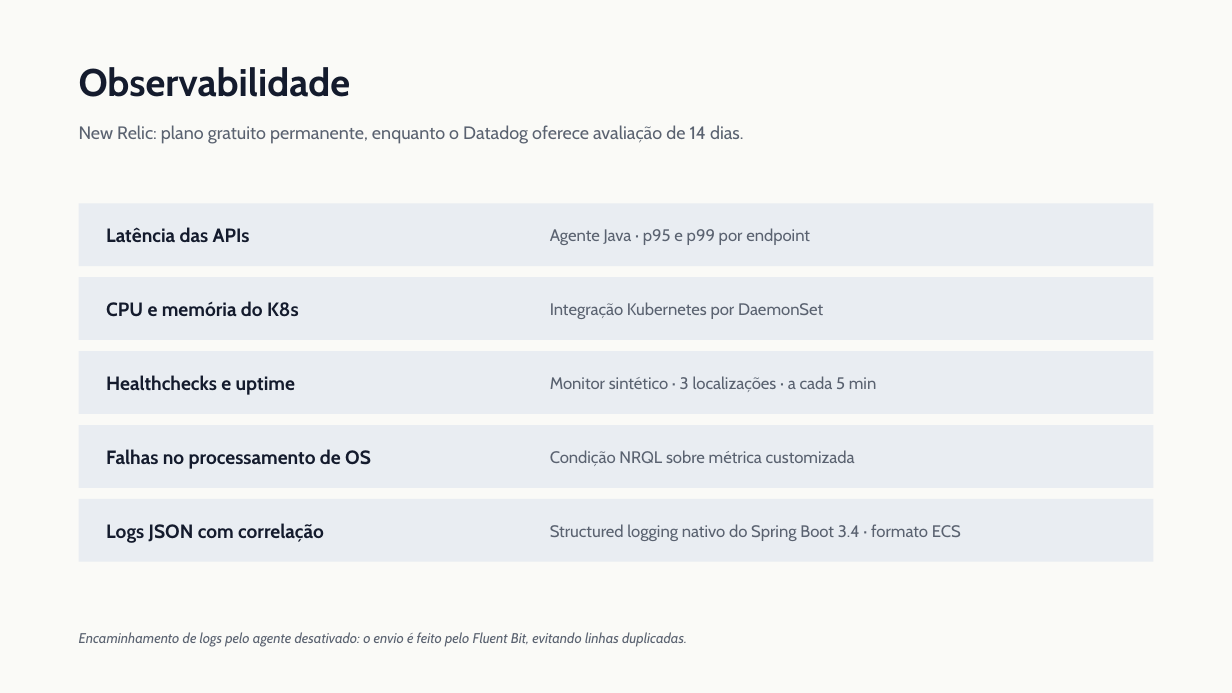
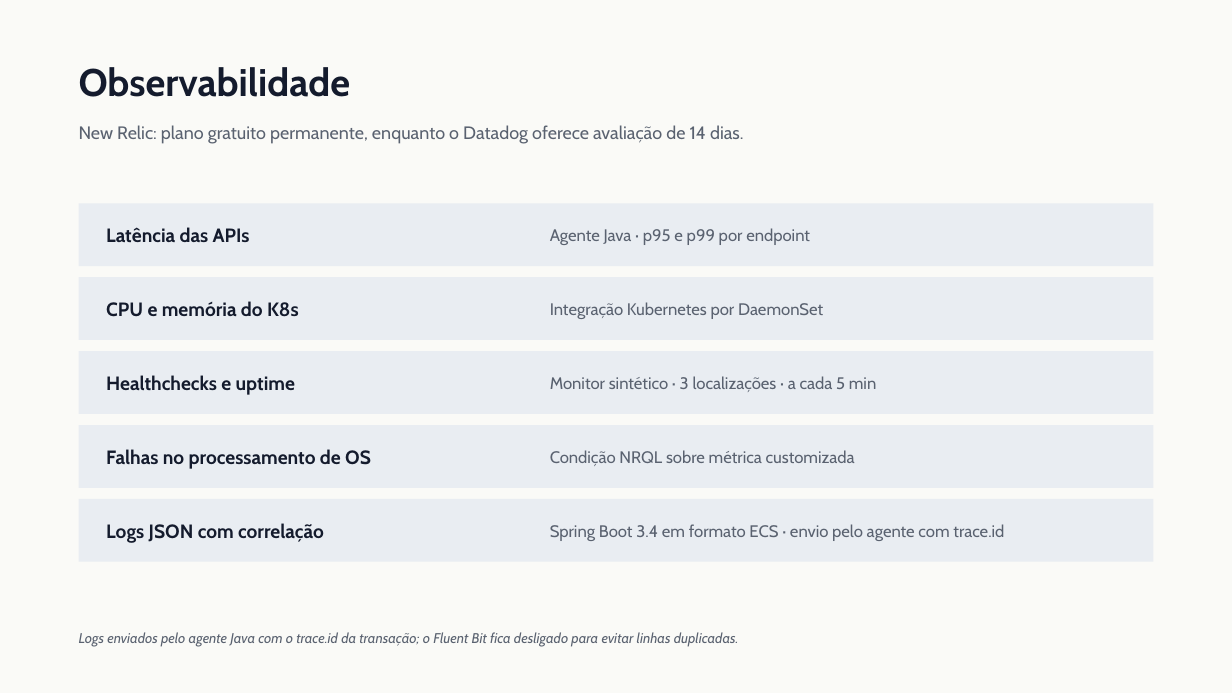
Before and after one commit to Guilherme-Fumagali/tech-challenge-1, a slide deck: slide 9 of docs/tech-challenge-3/apresentacao.pptx. Drawn at 1232x693 pixels with LibreOffice and Linux fonts; fonts in the diff are those of the drawing. Boxes give left, top, right and bottom in pixels: in the first picture for what was removed or moved away, otherwise in the second. Text is boxed around its words. In the diff, an @@ line names an element or a change of style, - is before the commit and + after.

Commit message:
docs: describe log forwarding through new relic agent

```diff
--- a/docs/tech-challenge-3/apresentacao.pptx
+++ b/docs/tech-challenge-3/apresentacao.pptx
@@ text at (550, 524, 1004, 541): text changed @@
-Structured logging nativo do Spring Boot 3.4 · formato ECS
+Spring Boot 3.4 em formato ECS · envio pelo agente com trace.id
@@ text at (79, 632, 739, 646): text changed @@
-Encaminhamento de logs pelo agente desativado: o envio é feito pelo Fluent Bit, evitando linhas duplicadas.
+Logs enviados pelo agente Java com o trace.id da transação; o Fluent Bit fica desligado para evitar linhas duplicadas.
```
Also in this commit, not shown: 1 other file.
